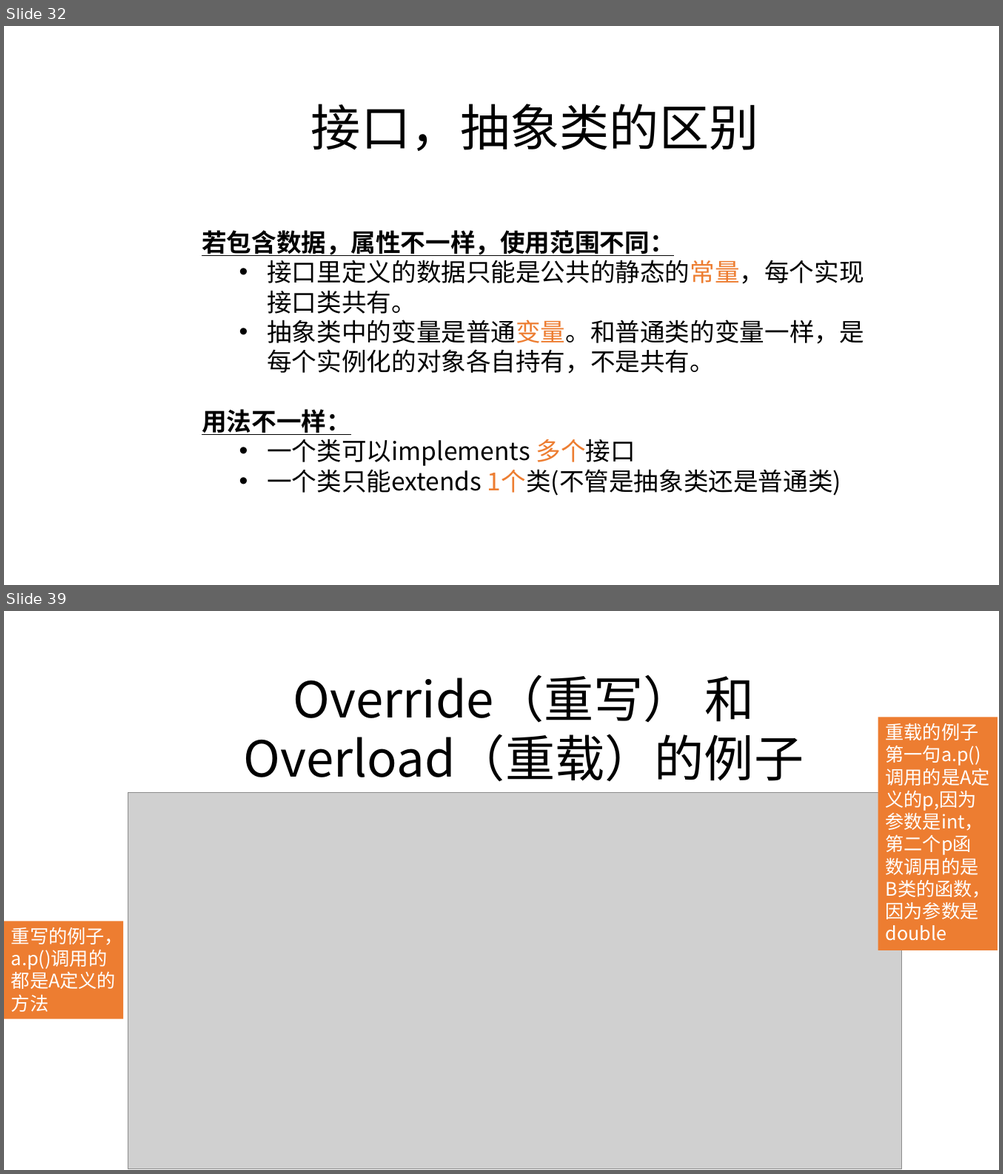
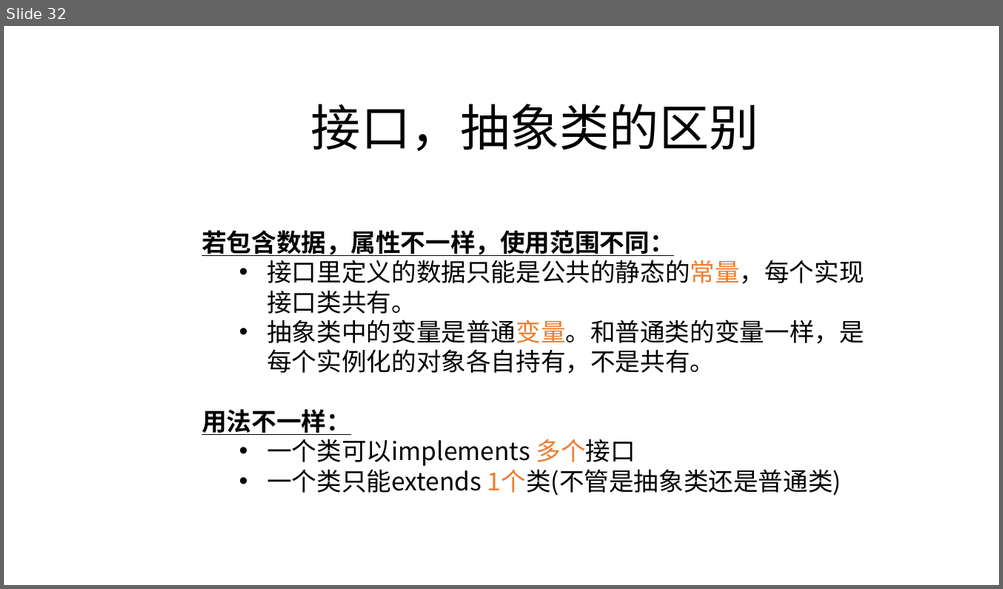
Before and after one commit to zjyesir/hmc_java_1, a slide deck: ppt/12.抽象类和接口.pptx. Shown one above the other, each under a label of ours: slides 32 and 39 before the commit, slide 32 after it; the slides between them are not shown. The pictures are 1003x1174 and 1003x589 pixels, drawn with LibreOffice and Linux fonts; fonts in the diff are those of the drawing; grey boxes stand for pictures; background and template pictures are left out. Boxes give left, top, right and bottom in pixels: in the first picture for what was removed or moved away, otherwise in the second. Text is boxed around its words. In the diff, an @@ line names an element or a change of style, - is before the commit and + after.

```diff
--- a/ppt/12.抽象类和接口.pptx
+++ b/ppt/12.抽象类和接口.pptx
@@ slide 39 removed at [4,611,999,1170], background picture (left out) @@
@@ text removed at [244,675,803,782] @@
-Override（重写） 和Overload（重载）的例子
@@ rectangle removed at [878,717,997,951] @@
-重载的例子第一句a.p()调用的是A定义的p,因为参数是int，第二个p函数调用的是B类的函数，因为参数是double
@@ picture removed at [128,792,902,1170] @@
@@ rectangle removed at [4,921,123,1019] @@
-重写的例子，a.p()调用的都是A定义的方法
```
Also in this commit, not shown: 18 other slides removed.
